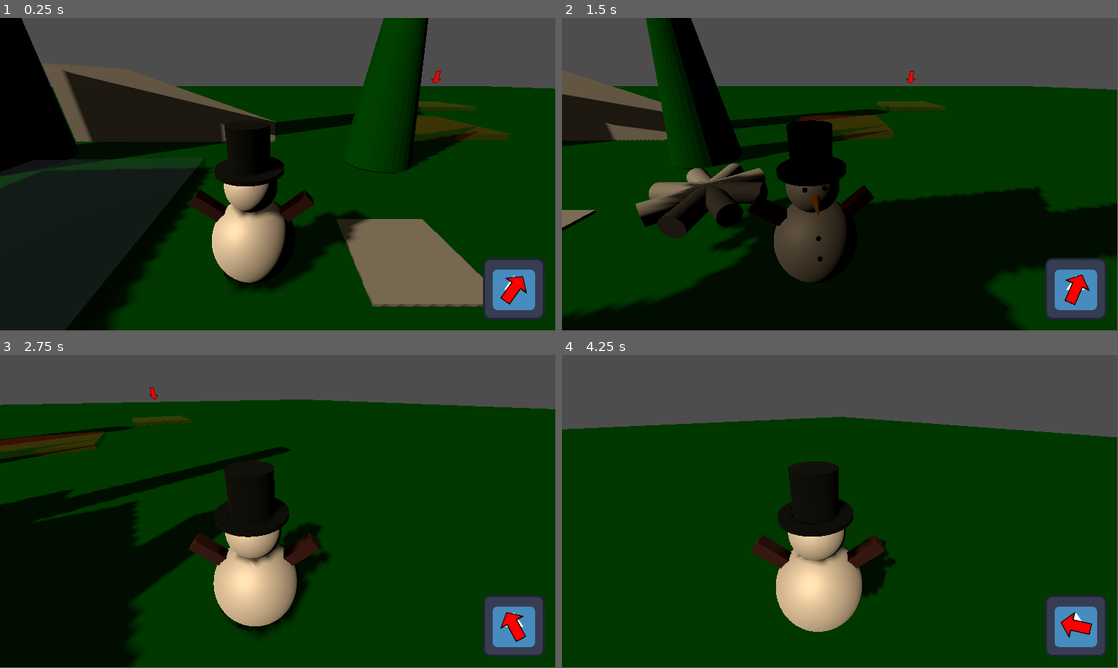
Above: before the commit, frames 1-4 (two rows, left to right).
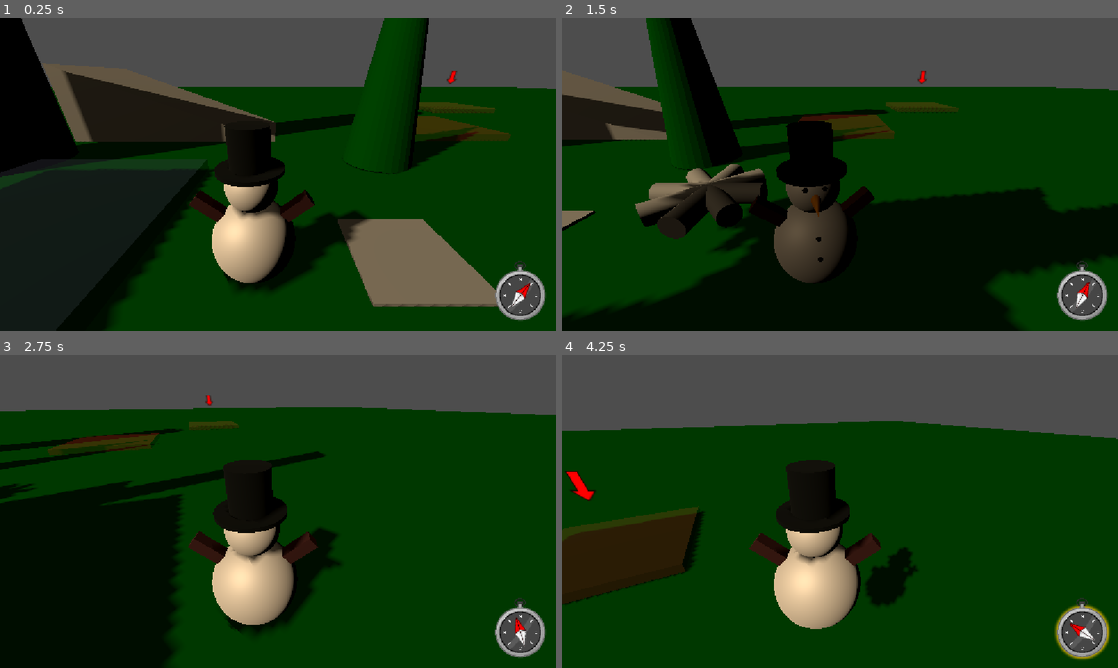
Above: after the commit, the same moments.

Repository: ThannooDhanan/3D-Game
Game: Godot game, scene res://Starting_Scene.tscn
The game is run twice, just before and just after one commit, with the same random seed, the same clock (stepped at 60 frames per second) and the same inputs. The engine's default icon, where the game draws it, is replaced by a stand-in: a white triangle on a blue panel in a dark square.
Inputs (mouse positions are in pixels of both pictures, inside the frame that each line leads up to):
- Up to frame 1 (0.25 s): no input
- Up to frame 2 (1.5 s): move the mouse to (962, 158) at 0.52 s; hold Right (Right) 0.53-1.28 s; hold X (Interact) 0.53-1.28 s; tap Space (jump) at 0.77 s; move the mouse to (728, 190) at 1.27 s; hold Down (Backward) from 1.28 s (still down); click (728, 190) at 1.35 s
- Up to frame 3 (2.75 s): tap Space (jump) at 1.52 s; move the mouse to (289, 505) at 2.02 s; release Down (Backward) at 2.03 s; hold W (Forward) from 2.03 s (still down); hold X (Interact) from 2.03 s (still down)
- Up to frame 4 (4.25 s): keep holding W (Forward); move the mouse to (834, 514) at 2.77 s; release X (Interact) at 2.78 s; click (834, 514) at 2.85 s; tap Space (jump) at 3.02, 3.77 s; move the mouse to (878, 514) at 3.52 s; hold X (Interact) from 3.53 s (still down)
In our replay, the window is 799x449 before the commit and 800x450 after it. These sizes can differ from the game's own. Grey fills any space a smaller window leaves; there, only what the larger window draws over its background counts as a difference.

The runs differ from the first frame. In frame 1, 3.1% of the frame differs, in the area x 0-100%, y 0-100%; in frame 2, 3.2%; in frame 3, 14%; in frame 4, 11%.

Commit message:
minor modifications

Diff:
--- a/Scripts/Level/TrapManagement.gd
+++ b/Scripts/Level/TrapManagement.gd
@@ -7,6 +7,7 @@
 @export var max_unease: int = 25
 
 @export_group("Bonuses")
+@export var difficulty : int = 0
 @export var extra_gold_coin : int = 0
 @export var extra_souls : int = 0
 
--- a/Scripts/player.gd
+++ b/Scripts/player.gd
@@ -36,7 +36,10 @@
 var last_mov_direction := Vector3.FORWARD
 var current_state = player_state.IDLE
 
+@export_group("Digging Parameters")
 """Digging parameters"""
+#the whole component needs to be in the player for the UI to work properly.
+@export var waypoints : Waypoint_and_Home
 var canDig := false
 var isDigging := false
 var digTime := 0.0
--- a/Scripts/waypoint_and_home.gd
+++ b/Scripts/waypoint_and_home.gd
@@ -21,14 +21,17 @@
 	TrapManagement.start_hazard_timer()
 
 func setUpPoints():
-	var randomPoint = randi_range(0, len(dig_spots.get_children()) -1)
-	activeDigSpot = dig_spots.get_child(randomPoint)
-	for waypoint in dig_spots.get_children():
-		waypoint.playerEnteredSite.connect(playerInPoint)
-		waypoint.playerLeftSite.connect(playerLeftPoint)
-		if waypoint != activeDigSpot:
-			waypoint.active = false
-			waypoint.visible = false
+	var level = dig_spots.get_child(TrapManagement.difficulty)
+	var randomPoint = randi_range(0, len(level.get_children()) -1)
+	activeDigSpot = level.get_child(randomPoint)
+	for difficulty in dig_spots.get_children():
+		for waypoint in difficulty.get_children():
+			waypoint.playerEnteredSite.connect(playerInPoint)
+			waypoint.playerLeftSite.connect(playerLeftPoint)
+			if waypoint != activeDigSpot:
+				waypoint.active = false
+				waypoint.visible = false
+
 	setUpActiveDigSpot()
 
 func playerInPoint(site: Area3D, player: Player) -> void:
@@ -99,5 +102,4 @@
 	home.active = true
 
 func cashoutTreasure(player: Player):
-
 	print("Player has cashed out treasure worth: ", player.treasureInHand.worth)
--- a/Starting_Scene.tscn
+++ b/Starting_Scene.tscn
@@ -45,13 +45,11 @@
 [node name="CollisionShape3D" type="CollisionShape3D" parent="MeshInstance3D/StaticBody3D2"]
 shape = SubResource("ConcavePolygonShape3D_t3ix3")
 
-[node name="Snowman" parent="." instance=ExtResource("1_g45l7")]
+[node name="Snowman" parent="." node_paths=PackedStringArray("waypoints") instance=ExtResource("1_g45l7")]
 transform = Transform3D(1, 0, 0, 0, 1, 0, 0, 0, 1, 0, 0, 0.14)
 axis_lock_angular_x = true
 axis_lock_angular_z = true
-
-[node name="PlayerUI" parent="Snowman" index="4" node_paths=PackedStringArray("waypoints")]
-waypoints = NodePath("../../WaypointAndReturn")
+waypoints = NodePath("../WaypointAndReturn")
 
 [node name="Camera3D" type="Camera3D" parent="Snowman"]
 transform = Transform3D(1, 0, 0, 0, 0.79653, 0.604599, 0, -0.604599, 0.79653, 0.3, 1.9, 1)
@@ -120,7 +118,16 @@
 transform = Transform3D(1, 0, 0, 0, 1, 0, 0, 0, 1, 5.011281, 0, -5.5967946)
 
 [node name="WaypointAndReturn" parent="." instance=ExtResource("6_t3ix3")]
-transform = Transform3D(-0.041718695, 0, 0.9991294, 0, 1, 0, -0.9991294, 0, -0.041718695, -2.5750403, 0, -0.45673704)
+transform = Transform3D(-4.371139e-08, 0, 1, 0, 1, 0, -1, 0, -4.371139e-08, -2.5750403, 0, -0.45673704)
+
+[node name="DigSpot2" parent="WaypointAndReturn/Checkpoints/Level 2" index="0"]
+transform = Transform3D(1, 0, 0, 0, 1, 0, 0, 0, 1, -7.4201145, 0, -6.7597184)
+
+[node name="DigSpot" parent="WaypointAndReturn/Checkpoints/Level 2" index="1"]
+transform = Transform3D(1, 0, 0, 0, 1, 0, 0, 0, 1, -6.2306314, 0, 15.697506)
+
+[node name="DigSpot" parent="WaypointAndReturn/Checkpoints/Level 3" index="0"]
+transform = Transform3D(1.0000001, 0, 0, 0, 1, 0, 0, 0, 1.0000001, -6.293601, 2.1175675, 5.200139)
 
 [node name="Ramp" parent="." instance=ExtResource("9_na0wc")]
 transform = Transform3D(-1.18784946e-07, 3.4367704, 0, -2.7174828, -1.50226e-07, 0, 0, 0, 1.8880184, -2.304203, -0.19730997, -5.2471685)
@@ -137,4 +144,4 @@
 
 [editable path="Snowman"]
 [editable path="WaypointAndReturn"]
-[editable path="WaypointAndReturn/Checkpoints/PointOfInterest"]
+[editable path="WaypointAndReturn/Checkpoints/Level 1/PointOfInterest"]
--- a/Traps_Scenes/swing_axe.tscn
+++ b/Traps_Scenes/swing_axe.tscn
@@ -1,7 +1,6 @@
-[gd_scene load_steps=11 format=3 uid="uid://cxichlme8vhmo"]
+[gd_scene load_steps=9 format=3 uid="uid://cxichlme8vhmo"]
 
 [ext_resource type="Script" uid="uid://cq8cwuktn6306" path="res://Scripts/Traps/damaging_traps.gd" id="1_x87mu"]
-[ext_resource type="PackedScene" uid="uid://bqm7iq6el71nw" path="res://debugCamera.tscn" id="2_2h3ky"]
 
 [sub_resource type="CylinderMesh" id="CylinderMesh_x87mu"]
 
@@ -19,8 +18,6 @@
 
 [sub_resource type="ConcavePolygonShape3D" id="ConcavePolygonShape3D_2h3ky"]
 data = PackedVector3Array(0, 0.5, 0.5, 0.5, -0.5, 0.5, -0.5, -0.5, 0.5, 0, 0.5, -0.5, -0.5, -0.5, -0.5, 0.5, -0.5, -0.5 …(286 unchanged characters)…
-
-[sub_resource type="CapsuleMesh" id="CapsuleMesh_x87mu"]
 
 [node name="Swing axe" type="Node3D" node_paths=PackedStringArray("weapon", "hit_box")]
 transform = Transform3D(1, 0, 0, 0, 1, 1.7484555e-07, 0, -1.7484555e-07, 1, 0, 0, 0)
@@ -78,10 +75,3 @@
 [node name="CollisionShape3D2" type="CollisionShape3D" parent="Weapon/Hitbox"]
 transform = Transform3D(1, 7.948038e-08, -5.684342e-14, 3.8945387e-08, -1, 2.1855693e-07, -3.5527137e-15, -3.4969112e-08, -1, 1.8733452e-07, -3, -5.245367e-08)
 shape = SubResource("ConcavePolygonShape3D_2h3ky")
-
-[node name="MeshInstance3D" type="MeshInstance3D" parent="."]
-transform = Transform3D(0.7, 0, 0, 0, 0.7, 0, 0, 0, 0.7, 0.82603645, 0.7, 0.8621225)
-mesh = SubResource("CapsuleMesh_x87mu")
-
-[node name="Delete later" parent="." instance=ExtResource("2_2h3ky")]
-transform = Transform3D(1, 0, 0, 0, 0.9396926, 0.34202012, 0, -0.34202012, 0.9396926, 0, 1.4333323, 2.7939343)
--- /dev/null
+++ b/UI/Compass/Atlas/Compass_Atlas_base.tres
@@ -0,0 +1,7 @@
+[gd_resource type="AtlasTexture" load_steps=2 format=3 uid="uid://dk5owiovmb1wu"]
+
+[ext_resource type="Texture2D" uid="uid://imyxyx55bgid" path="res://UI/Compass/Compass.png" id="1_76oer"]
+
+[resource]
+atlas = ExtResource("1_76oer")
+region = Rect2(0, 0, 128, 128)
--- /dev/null
+++ b/UI/Compass/Atlas/Compass_Atlas_glo.tres
@@ -0,0 +1,7 @@
+[gd_resource type="AtlasTexture" load_steps=2 format=3 uid="uid://3i1pbotu1qjs"]
+
+[ext_resource type="Texture2D" uid="uid://imyxyx55bgid" path="res://UI/Compass/Compass.png" id="1_62knd"]
+
+[resource]
+atlas = ExtResource("1_62knd")
+region = Rect2(256, 0, 128, 128)
--- /dev/null
+++ b/UI/Compass/Atlas/Compass_Atlas_needle.tres
@@ -0,0 +1,7 @@
+[gd_resource type="AtlasTexture" load_steps=2 format=3 uid="uid://cygxp34wlrww5"]
+
+[ext_resource type="Texture2D" uid="uid://imyxyx55bgid" path="res://UI/Compass/Compass.png" id="1_b7ie2"]
+
+[resource]
+atlas = ExtResource("1_b7ie2")
+region = Rect2(180, 30, 25, 64)
--- a/UI/Compass.tscn
+++ b/UI/Compass/Compass.tscn
@@ -1,8 +1,9 @@
-[gd_scene load_steps=5 format=3 uid="uid://bwklorl2fvy2r"]
+[gd_scene load_steps=6 format=3 uid="uid://bwklorl2fvy2r"]
 
-[ext_resource type="Script" uid="uid://idik8wy67tyx" path="res://UI/compass.gd" id="1_cuv00"]
-[ext_resource type="Texture2D" uid="uid://dy0gib8ee00c5" path="res://icon.svg" id="1_ovsbx"]
-[ext_resource type="Texture2D" uid="uid://c5wno254pwfkk" path="res://picture/Arrow.png" id="2_cuv00"]
+[ext_resource type="Script" uid="uid://idik8wy67tyx" path="res://UI/Compass/compass.gd" id="1_cuv00"]
+[ext_resource type="Texture2D" uid="uid://3i1pbotu1qjs" path="res://UI/Compass/Atlas/Compass_Atlas_glo.tres" id="2_atnj8"]
+[ext_resource type="Texture2D" uid="uid://dk5owiovmb1wu" path="res://UI/Compass/Atlas/Compass_Atlas_base.tres" id="2_c73pl"]
+[ext_resource type="Texture2D" uid="uid://cygxp34wlrww5" path="res://UI/Compass/Atlas/Compass_Atlas_needle.tres" id="3_c73pl"]
 
 [sub_resource type="CanvasItemMaterial" id="CanvasItemMaterial_cuv00"]
 
@@ -21,19 +22,10 @@
 anchor_top = 0.5
 anchor_right = 0.5
 anchor_bottom = 0.5
-offset_left = 104.0
-offset_top = 10.0
-offset_right = 296.0
-offset_bottom = 136.0
 grow_horizontal = 2
 grow_vertical = 2
 
 [node name="Glow" type="TextureRect" parent="Compass Glow"]
-layout_mode = 0
-offset_right = 40.0
-offset_bottom = 40.0
-
-[node name="Compass" type="TextureRect" parent="."]
 layout_mode = 1
 anchors_preset = 8
 anchor_left = 0.5
@@ -46,7 +38,22 @@
 offset_bottom = 64.0
 grow_horizontal = 2
 grow_vertical = 2
-texture = ExtResource("1_ovsbx")
+texture = ExtResource("2_atnj8")
+
+[node name="Compass" type="TextureRect" parent="."]
+layout_mode = 1
+anchors_preset = 8
+anchor_left = 0.5
+anchor_top = 0.5
+anchor_right = 0.5
+anchor_bottom = 0.5
+offset_left = -64.0
+offset_top = -71.0
+offset_right = 64.0
+offset_bottom = 57.0
+grow_horizontal = 2
+grow_vertical = 2
+texture = ExtResource("2_c73pl")
 
 [node name="Needle_container" type="Control" parent="."]
 layout_mode = 1
@@ -56,19 +63,17 @@
 grow_horizontal = 2
 grow_vertical = 2
 
-[node name="Needle" type="TextureRect" parent="Needle_container"]
+[node name="TextureRect" type="TextureRect" parent="Needle_container"]
 layout_mode = 1
 anchors_preset = 8
 anchor_left = 0.5
 anchor_top = 0.5
 anchor_right = 0.5
 anchor_bottom = 0.5
-offset_left = 32.0
-offset_top = 32.0
-offset_right = 96.0
-offset_bottom = 96.0
+offset_left = -12.5
+offset_top = -32.0
+offset_right = 12.5
+offset_bottom = 32.0
 grow_horizontal = 2
 grow_vertical = 2
-rotation = 3.1415927
-texture = ExtResource("2_cuv00")
-metadata/_edit_use_anchors_ = true
+texture = ExtResource("3_c73pl")
--- a/UI/compass.gd
+++ b/UI/Compass/compass.gd
@@ -6,19 +6,25 @@
 @export_range(1.0, 10.0) var idle_rotation : float = 5.0
 @export var compass_glo : Control
 @export_range(5.0, 100.0) var pulse_radius : float = 10
+var pulse_time := 0.0
+var waypoints : Waypoint_and_Home
 
 func _process(delta: float) -> void:
 	if player_UI == null:
 		rotate_pointer(delta)
 	else:
-		update_direction()
-		proximity_glo()
+		waypoints = player_UI.player.waypoints
+		if player_UI.player.canCashout:
+			pass
+		else:
+			update_direction()
+		proximity_glo(delta)
 
 func rotate_pointer(delta: float):
 	needle.rotation += idle_rotation * delta
 
 func update_direction():
-	var point = player_UI.waypoints.activeDigSpot
+	var point = waypoints.activeDigSpot
 	var dig_spot_pos : Vector2 = Vector2(point.global_position.z, point.global_position.x)
 	var player_cam : Node3D = player_UI.player.cameraPivot
 	var cam_rot_vect : Vector2 = Vector2(cos(player_cam.global_rotation.y),sin(player_cam.global_rotation.y))
@@ -28,11 +34,13 @@
 
 	needle.rotation = lerp_angle(needle.rotation, angle_between, 0.15)
 
-func proximity_glo():
-	var player_dist := player_UI.player.global_position.distance_to(player_UI.waypoints.activeDigSpot.global_position)
-	if player_dist > pulse_radius:
+func proximity_glo(delta: float):
+	var player_dist := player_UI.player.global_position.distance_to(waypoints.activeDigSpot.global_position)
+	if player_dist < pulse_radius:
 		var pulse_speed :=  remap(player_dist, 0, pulse_radius, 4.0, 0.5)
-		var pulse_scale := 1 + 0.8*(sin(Time.get_ticks_msec()* 0.001 * pulse_speed * TAU))
+		pulse_time += delta * pulse_speed
+		var pulse_scale := 1 + 0.12 * (sin(pulse_time * TAU))
 		compass_glo.scale = Vector2(pulse_scale, pulse_scale)
 	else:
-		compass_glo.scale = Vector2.ONE
+		compass_glo.scale = Vector2.ZERO
+		pulse_time = 0.0
--- a/UI/player_ui.gd
+++ b/UI/player_ui.gd
@@ -2,4 +2,3 @@
 class_name Player_UI
 
 @export var player : Player
-@export var waypoints : Waypoint_and_Home
--- a/UI/player_ui.tscn
+++ b/UI/player_ui.tscn
@@ -1,6 +1,6 @@
 [gd_scene load_steps=3 format=3 uid="uid://cik63h1rcw64t"]
 
-[ext_resource type="PackedScene" uid="uid://bwklorl2fvy2r" path="res://UI/Compass.tscn" id="1_c8xti"]
+[ext_resource type="PackedScene" uid="uid://bwklorl2fvy2r" path="res://UI/Compass/Compass.tscn" id="1_c8xti"]
 [ext_resource type="Script" uid="uid://bb4hf86o6xc8h" path="res://UI/player_ui.gd" id="1_nplvd"]
 
 [node name="PlayerUI" type="Control"]
@@ -14,9 +14,16 @@
 script = ExtResource("1_nplvd")
 
 [node name="Control" parent="." node_paths=PackedStringArray("player_UI") instance=ExtResource("1_c8xti")]
-layout_mode = 0
-offset_left = 1066.0
-offset_top = 562.0
-offset_right = 1066.0
-offset_bottom = 562.0
+layout_mode = 1
+anchors_preset = 3
+anchor_left = 1.0
+anchor_top = 1.0
+anchor_right = 1.0
+anchor_bottom = 1.0
+offset_left = -74.0
+offset_top = -74.0
+offset_right = -74.0
+offset_bottom = -74.0
+grow_horizontal = 0
+grow_vertical = 0
 player_UI = NodePath("..")
--- a/project.godot
+++ b/project.godot
@@ -19,6 +19,11 @@
 
 Global="*res://Autoloads/global.gd"
 TrapManagement="*res://Scripts/Level/TrapManagement.gd"
+
+[display]
+
+window/stretch/mode="canvas_items"
+window/stretch/aspect="expand"
 
 [dotnet]
 
--- a/waypoint_and_return.tscn
+++ b/waypoint_and_return.tscn
@@ -16,16 +16,37 @@
 [node name="Checkpoints" type="Node3D" parent="."]
 unique_name_in_owner = true
 
-[node name="PointOfInterest" parent="Checkpoints" instance=ExtResource("2_bmrny")]
+[node name="Level 1" type="Node3D" parent="Checkpoints"]
+
+[node name="PointOfInterest" parent="Checkpoints/Level 1" instance=ExtResource("2_bmrny")]
 transform = Transform3D(1, 0, 0, 0, 1, 0, 0, 0, 1, 10, 0, 0)
 
-[node name="PointOfInterest2" parent="Checkpoints" instance=ExtResource("2_bmrny")]
+[node name="MeshInstance3D" parent="Checkpoints/Level 1/PointOfInterest" index="1"]
+skeleton = NodePath("../../../..")
+
+[node name="PointOfInterest2" parent="Checkpoints/Level 1" instance=ExtResource("2_bmrny")]
 transform = Transform3D(1, 0, 0, 0, 1, 0, 0, 0, 1, 10, 0, -12)
 
-[node name="PointOfInterest3" parent="Checkpoints" instance=ExtResource("2_bmrny")]
+[node name="PointOfInterest3" parent="Checkpoints/Level 1" instance=ExtResource("2_bmrny")]
 transform = Transform3D(1, 0, 0, 0, 1, 0, 0, 0, 1, 10, 0, 12)
+
+[node name="Level 2" type="Node3D" parent="Checkpoints"]
+
+[node name="DigSpot2" parent="Checkpoints/Level 2" instance=ExtResource("2_bmrny")]
+transform = Transform3D(1, 0, 0, 0, 1, 0, 0, 0, 1, 0, 0, -7.9492025)
+level = 2
+
+[node name="DigSpot" parent="Checkpoints/Level 2" instance=ExtResource("2_bmrny")]
+transform = Transform3D(1, 0, 0, 0, 1, 0, 0, 0, 1, 0, 0, 6.408202)
+level = 2
+
+[node name="Level 3" type="Node3D" parent="Checkpoints"]
+
+[node name="DigSpot" parent="Checkpoints/Level 3" instance=ExtResource("2_bmrny")]
+transform = Transform3D(1, 0, 0, 0, 1, 0, 0, 0, 1, -7.4032288, 0, 0)
+level = 3
 
 [node name="Home" parent="." instance=ExtResource("3_bmrny")]
 unique_name_in_owner = true
 
-[editable path="Checkpoints/PointOfInterest"]
+[editable path="Checkpoints/Level 1/PointOfInterest"]
Binary file added: UI/Compass/Compass.png
Not shown, added: UI/Compass/Compass.png.import
Renamed: UI/compass.gd.uid -> UI/Compass/compass.gd.uid
